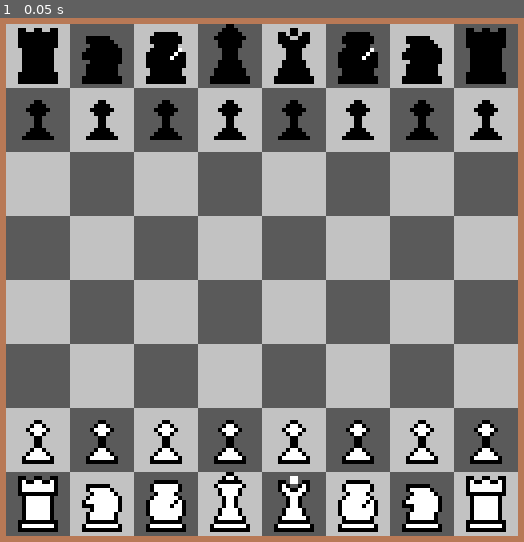
Above: before the commit, frame 1.
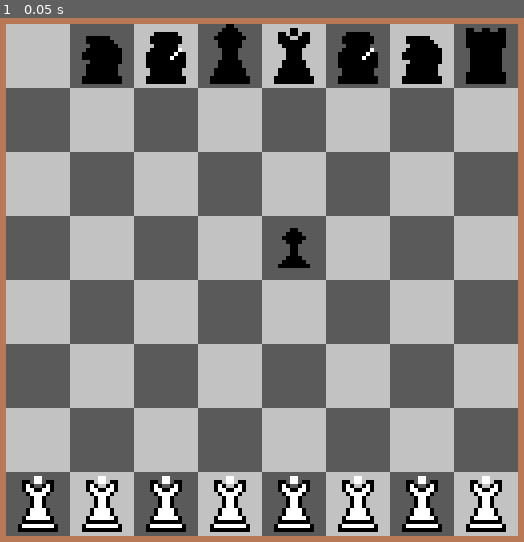
Above: after the commit, the same moment.

Repository: Daxin18/Chess
Game: Godot game, scene res://scenes/Board.tscn
Same seed, same stepped clock (60 frames per second), same inputs: the game is played once before the commit and once after it. The project has no main scene, so this scene is started directly.
Inputs:
- Up to frame 1 (0.05 s): no input

The runs differ from the first frame. In frame 1, 7.0% of the frame differs, in the area x 3-97%, y 1-97%.

Commit message:
mostly fixed the king blocking movement problems

Diff:
--- a/JSOSNData.gd
+++ b/JSOSNData.gd
@@ -1,16 +1,27 @@
 extends Node
 
 export var piece_data: Dictionary
+# for testing king movement block
 export var piece_array := [
-	"Rook_black", "Knight_black", "Bishop_black", "Queen_black", "King_black", "Bishop_black", "Knight_black", "Rook_black",
-	"Pawn_black", "Pawn_black", "Pawn_black", "Pawn_black", "Pawn_black", "Pawn_black", "Pawn_black", "Pawn_black",
+	null, "Knight_black", "Bishop_black", "Queen_black", "King_black", "Bishop_black","Knight_black", "Rook_black",
+	null, null, null, null, null, null, null, null,
+	null, null, null, null, null, null, null, null,
+	null, null, null, null, "Pawn_black", null, null, null,
 	null, null, null, null, null, null, null, null,
 	null, null, null, null, null, null, null, null,
 	null, null, null, null, null, null, null, null,
-	null, null, null, null, null, null, null, null,
-	"Pawn_white", "Pawn_white", "Pawn_white", "Pawn_white", "Pawn_white", "Pawn_white", "Pawn_white", "Pawn_white",
-	"Rook_white", "Knight_white", "Bishop_white", "Queen_white", "King_white", "Bishop_white", "Knight_white", "Rook_white"
+	"King_white", "King_white", "King_white", "King_white", "King_white", "King_white", "King_white", "King_white"
 	]
+#export var piece_array := [
+#	"Rook_black", "Knight_black", "Bishop_black", "Queen_black", "King_black", "Bishop_black", "Knight_black", "Rook_black",
+#	"Pawn_black", "Pawn_black", "Pawn_black", "Pawn_black", "Pawn_black", "Pawn_black", "Pawn_black", "Pawn_black",
+#	null, null, null, null, null, null, null, null,
+#	null, null, null, null, null, null, null, null,
+#	null, null, null, null, null, null, null, null,
+#	null, null, null, null, null, null, null, null,
+#	"Pawn_white", "Pawn_white", "Pawn_white", "Pawn_white", "Pawn_white", "Pawn_white", "Pawn_white", "Pawn_white",
+#	"Rook_white", "Knight_white", "Bishop_white", "Queen_white", "King_white", "Bishop_white", "Knight_white", "Rook_white"
+#	]
 
 
 func _ready():
--- a/source/Board.gd
+++ b/source/Board.gd
@@ -22,6 +22,8 @@
 	for field in board_fields.get_children():
 		field.connect("gui_input", self, "field_gui_input", [field])
 
+	update_field_attacked_status()
+
 # highlights all fields that can be visited by holding_piece
 func highlight_fields():
 	var highlight_data = fields_available_for_piece(holding_piece)
@@ -33,21 +35,26 @@
 func fields_available_for_piece(piece):
 	var dict : Dictionary = {}
 	var available_fields = piece.availableFields()
-	for field in board_fields.get_children():
-		if available_fields.has(field.col_row):
-			dict[field.id] = 0
-		if field.col_row == piece.board_position:
-			dict[field.id] = 1
+	for col_row in available_fields:
+		dict[int(col_row[0] + (col_row[1] * 8))] = 0
+	dict[piece.getID()] = 1
 	check_collisions(dict, piece)
+	check_collision_followup(dict, piece)
+	if piece.type == "king":
+		castling(dict, piece)
+		king_check(dict)
 	pawn_check(dict, piece)
-	check_collision_followup(dict, piece)
-	castling(dict, piece)
-	#king_check(dict, piece) # TODO: checks if the field is flagged when moving as a king
 	return dict
+
+# disables the movement towards fields that can be attacked
+func king_check(dict : Dictionary):
+	for idx in dict.keys():
+		if field_table[idx].attacked:
+			dict.erase(idx)
 
 # highlights fields for castling
 func castling(dict : Dictionary, piece):
-	if piece.type == "king" && !piece.was_moved:
+	if !piece.was_moved:
 		var rook_fields = get_fields_containing("rook", piece.color)
 		var king_id = piece.getID()
 		for i in rook_fields:
@@ -78,7 +85,7 @@
 func check_collisions(dict : Dictionary, piece):
 	for idx in dict.keys():
 		var field = field_table[idx]
-		if field.piece != null:
+		if field.piece && field.id != piece.getID():
 			if field.piece.color != piece.color:
 				dict[field.id] = 2
 			else:
@@ -109,6 +116,7 @@
 # un-highlights the fields, that are blocked from current position by other pieces
 func check_collision_followup(dict : Dictionary, piece):
 	var starting_point = piece.board_position
+	print("Piece: " + piece.type + ", position:" + str(piece.getID()))
 	if piece.type != "knight":
 		for idx in dict.keys():
 			var field = field_table[idx]
@@ -153,8 +161,8 @@
 	var dict :Dictionary = {}
 	for field in field_table:
 		if field.piece && field.piece.color == enemy_color:
-			if field.piece.type != "pawn":
-				dict.merge(fields_available_for_piece(field.piece), true)
+			if !field.piece.type == "pawn":
+				dict.merge(fields_available_for_piece(field.piece))
 			elif enemy_color == "white":
 				if field.piece.board_position[0] != 7:
 					dict[field.piece.getID() - 7] = 2
@@ -165,10 +173,9 @@
 					dict[field.piece.getID() + 7] = 2
 				if field.piece.board_position[0] != 7:
 					dict[field.piece.getID() + 9] = 2
+			#print("Post: " + str(dict))
 	for field in field_table:
-		field.attacked = dict.keys().has(field.id)
-	#print(enemy_color + " attacks:")
-	#print(dict)
+		field.attacked = dict.has(field.id)
 
 # this is function connected to all the fields, it basically detects clicks
 # and acts accordingly
@@ -218,7 +225,6 @@
 	field.piece = null
 	field.putIntoField(holding_piece)
 	holding_piece.was_moved = true
-	remove_child(holding_piece)
 	holding_piece = null
 	off_highlights()
 	next_turn()
--- a/source/ChessPiece.gd
+++ b/source/ChessPiece.gd
@@ -25,7 +25,7 @@
 
 # calculates the ID of a current field based on position. Goood for quickly finding it
 func getID():
-	return board_position[0] + (board_position[1] * 8)
+	return int(board_position[0] + (board_position[1] * 8))
 
 # replaces pawn with a proper queen upon getting to end of a board
 func doPawnTransform():
--- a/source/field.gd
+++ b/source/field.gd
@@ -24,7 +24,7 @@
 	base_texture = load(directory)
 	texture = base_texture
 	board = s_board
-	id = col_row[0] + (col_row[1] * 8)
+	id = int(col_row[0] + (col_row[1] * 8))
 
 # highlights the field of a given index
 func highlight(idx):
@@ -70,7 +70,7 @@
 
 # checks weather given field is connected to the current field with highlights that are not red
 # after the rework it is based on highlight data provided by the given dictionary
-func isConnectedTo(d_col_row, dict: Dictionary):
+func isConnectedTo(d_col_row: Vector2, dict: Dictionary):
 	var result = true
 	var curr_field = null
 	# ---------------------- same column -----------------------------
@@ -79,13 +79,13 @@
 		if row_diff < 0: # going down on the board
 			for i in range(abs(row_diff)):
 				curr_field = id + (8*(i+1))
-				if !dict.keys().has(curr_field) or dict[curr_field] == 2:
+				if !dict.has(curr_field) or dict[curr_field] == 2:
 					result = false
 					break
 		else:	# going up on the board
 			for i in range(abs(row_diff)):
 				curr_field = id - (8*(i+1))
-				if !dict.keys().has(curr_field) or dict[curr_field] == 2:
+				if !dict.has(curr_field) or dict[curr_field] == 2:
 					result = false
 					break
 	# ---------------------- same row -----------------------------
@@ -94,13 +94,13 @@
 		if col_diff < 0: # going right on the board
 			for i in range(abs(col_diff)):
 				curr_field = id + (i+1)
-				if !dict.keys().has(curr_field) or dict[curr_field] == 2:
+				if !dict.has(curr_field) or dict[curr_field] == 2:
 					result = false
 					break
 		else: # going left on the board
 			for i in range(abs(col_diff)):
 				curr_field = id - (i+1)
-				if !dict.keys().has(curr_field) or dict[curr_field] == 2:
+				if !dict.has(curr_field) or dict[curr_field] == 2:
 					result = false
 					break
 	else:
@@ -111,26 +111,26 @@
 			if d_col_row[1] < col_row[1]: #left-up
 				for i in range(abs(diff)):
 					curr_field = id - (9*(i+1))
-					if !dict.keys().has(curr_field) or dict[curr_field] == 2:
+					if !dict.has(curr_field) or dict[curr_field] == 2:
 						result = false
 						break
 			else: #left-down
 				for i in range(abs(diff)):
 					curr_field = id + (7*(i+1))
-					if !dict.keys().has(curr_field) or dict[curr_field] == 2:
+					if !dict.has(curr_field) or dict[curr_field] == 2:
 						result = false
 						break
 		else: #right
 			if d_col_row[1] < col_row[1]: #right-up
 				for i in range(abs(diff)):
 					curr_field = id - (7*(i+1))
-					if !dict.keys().has(curr_field) or dict[curr_field] == 2:
+					if !dict.has(curr_field) or dict[curr_field] == 2:
 						result = false
 						break
 			else: #right-down
 				for i in range(abs(diff)):
 					curr_field = id + (9*(i+1))
-					if !dict.keys().has(curr_field) or dict[curr_field] == 2:
+					if !dict.has(curr_field) or dict[curr_field] == 2:
 						result = false
 						break
 	return result
